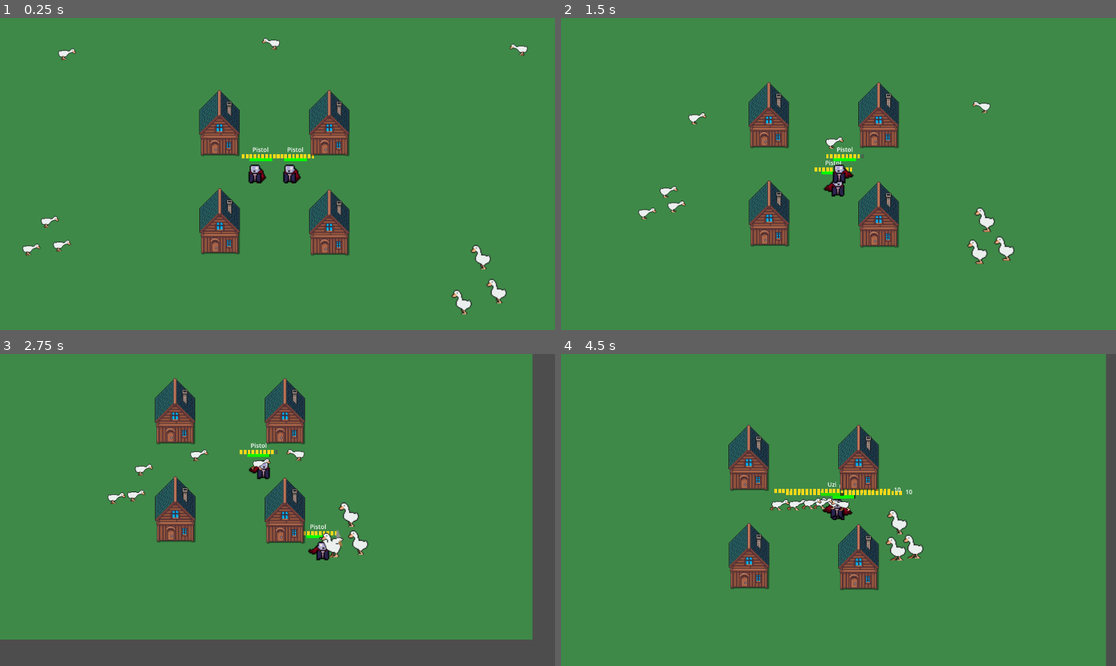
Above: before the commit, frames 1-4 (two rows, left to right).
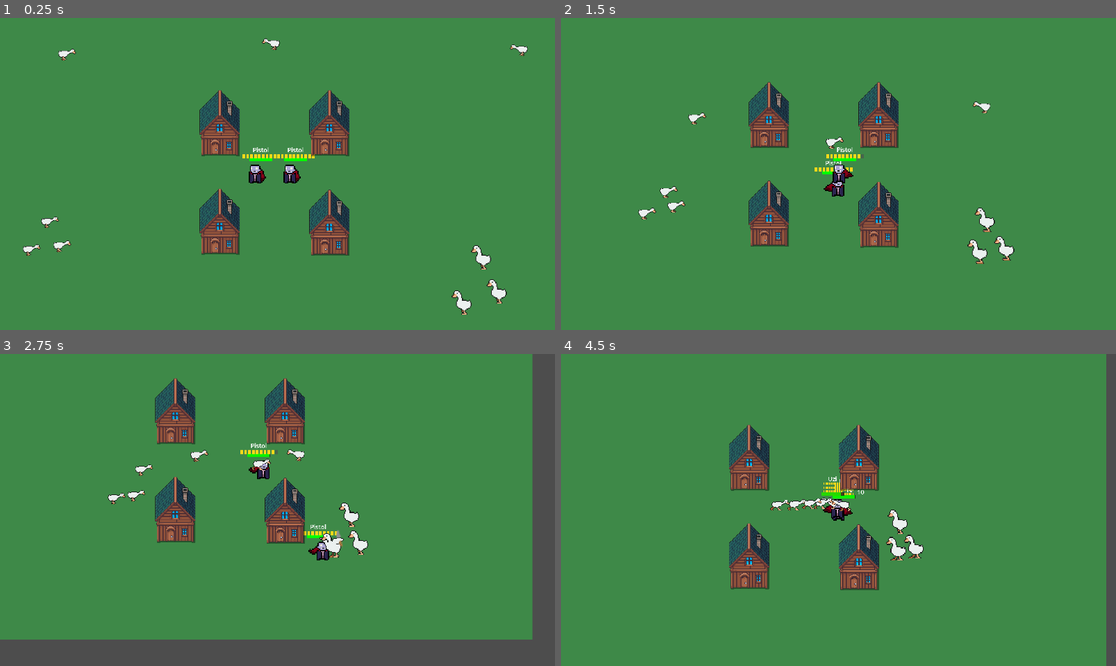
Above: after the commit, the same moments.

Repository: MatthewDulworth/gmtk26
Game: Godot game, scene res://main.tscn
Same seed, same stepped clock (60 frames per second), same inputs: the game is played once before the commit and once after it. Sound files missing from this copy of the repository are replaced by a short silence.
Inputs:
- Up to frame 1 (0.25 s): no input
- Up to frame 2 (1.5 s): tap Enter (shoot_p2) at 0.5 s; hold D (move_right) 0.53-1.28 s; tap Down (move_down_p2) at 0.6 s; hold S (move_down) from 1.28 s (still down); tap Left (move_left_p2) at 1.35 s
- Up to frame 3 (2.75 s): release S (move_down) at 2.03 s; hold D (move_right) from 2.03 s (still down); tap Right (move_right_p2) at 2.1 s
- Up to frame 4 (4.5 s): release D (move_right) at 2.78 s; hold W (move_up) 2.78-3.53 s; tap Up (move_up_p2) at 2.85 s; hold A (move_left) from 3.53 s (still down); tap E (next_weapon) at 3.6 s; tap . (next_weapon_p2) at 4.35 s

The runs differ from the first frame. In frame 1, 1.7% of the frame differs, in the area x 4-96%, y 6-96%; in frame 2, 1.3%; in frame 3, 1.5%; in frame 4, 2.0%, in the area x 30-99%, y 0-100%.

Commit message:
bullet pip shrink large mag

Diff:
--- a/project.godot
+++ b/project.godot
@@ -127,5 +127,8 @@
 
 [rendering]
 
+textures/canvas_textures/default_texture_filter=0
+2d/snap/snap_2d_transforms_to_pixel=true
+2d/snap/snap_2d_vertices_to_pixel=true
 renderer/rendering_method="gl_compatibility"
 renderer/rendering_method.mobile="gl_compatibility"
--- a/weapons/WeaponHUD.gd
+++ b/weapons/WeaponHUD.gd
@@ -6,6 +6,10 @@
 const PIP_LIT_COLOR := Color(1.0, 0.85, 0.1)
 const PIP_EMPTY_COLOR := Color(0.3, 0.3, 0.3, 0.6)
 const MAG_GAP := 8.0
+const MAX_ROW_WIDTH := 100.0
+const MAX_PIP_ROWS := 3
+const MIN_PIP_SCALE := 0.5
+const PIP_ROW_GAP := 4.0
 const INFINITE_MAGS_THRESHOLD := 1_000_000
 const RELOAD_TRACK_WIDTH := 60.0
 const VISUAL_WINDOW_SHRINK := 0.7
@@ -21,11 +25,13 @@
 
 var current_slot: WeaponSlot
 var pips: Array[ColorRect] = []
+var _name_label_base_y: float
 
 func _ready() -> void:
 	weapon.ammo_changed.connect(_on_ammo_changed)
 	weapon.reloaded.connect(_on_reloaded)
 	reload_bar.visible = false
+	_name_label_base_y = weapon_name_label.position.y
 
 func bind(slot: WeaponSlot) -> void:
 	current_slot = slot
@@ -39,16 +45,49 @@
 		pip.queue_free()
 	pips.clear()
 
-	var pip_row_width = max(current_slot.weapon.mag_size - 1, 0) * PIP_SPACING + PIP_SIZE.x
-	pip_row.position.x = -pip_row_width / 2.0
-	mag_label.position.x = pip_row_width / 2.0 + MAG_GAP
+	var mag_size = current_slot.weapon.mag_size
+	pip_row.position = Vector2.ZERO
 
-	for i in current_slot.weapon.mag_size:
-		var pip := ColorRect.new()
-		pip.size = PIP_SIZE
-		pip.position = Vector2(i * PIP_SPACING, 0)
-		pip_row.add_child(pip)
-		pips.append(pip)
+	var pips_per_row_at_full_size = max(int((MAX_ROW_WIDTH - PIP_SIZE.x) / PIP_SPACING) + 1, 1)
+	var rows = clampi(int(ceil(float(mag_size) / pips_per_row_at_full_size)), 1, MAX_PIP_ROWS)
+
+	var scale = 1.0
+	if rows > 1 and MAX_PIP_ROWS > 1:
+		scale = lerp(1.0, MIN_PIP_SCALE, float(rows - 1) / float(MAX_PIP_ROWS - 1))
+
+	var columns = int(ceil(float(mag_size) / rows))
+
+	var full_row_width = max(columns - 1, 0) * (PIP_SPACING * scale) + PIP_SIZE.x * scale
+	if full_row_width > MAX_ROW_WIDTH:
+		scale = max(scale * MAX_ROW_WIDTH / full_row_width, MIN_PIP_SCALE)
+
+	var pip_size = PIP_SIZE * scale
+	var spacing = PIP_SPACING * scale
+	var row_height = pip_size.y + PIP_ROW_GAP
+
+	var bottom_y = PIP_SIZE.y / 2.0
+
+	var max_row_width = max(columns - 1, 0) * spacing + pip_size.x
+	mag_label.position.x = max_row_width / 2.0 + MAG_GAP
+
+	var index = 0
+	for row in rows:
+		var pips_in_row = min(columns, mag_size - index)
+		var row_width = max(pips_in_row - 1, 0) * spacing + pip_size.x
+		var start_x = -row_width / 2.0
+		var row_center_y = bottom_y - pip_size.y / 2.0 - row * row_height
+		for col in pips_in_row:
+			var pip := ColorRect.new()
+			pip.size = pip_size
+			pip.position = Vector2(start_x + col * spacing, row_center_y)
+			pip_row.add_child(pip)
+			pips.append(pip)
+			index += 1
+
+	var block_top = bottom_y - rows * pip_size.y - (rows - 1) * PIP_ROW_GAP
+	var single_row_top = bottom_y - PIP_SIZE.y
+	var extra_rise = max(0.0, single_row_top - block_top)
+	weapon_name_label.position.y = _name_label_base_y - extra_rise
 
 func _on_ammo_changed() -> void:
 	if current_slot == null: return
@@ -70,8 +109,7 @@
 	var window_start_pct = clamp((reload_time - current_slot.weapon.active_reload_start) / reload_time, 0.0, 1.0)
 	var window_end_pct = clamp((reload_time - current_slot.weapon.active_reload_end) / reload_time, 0.0, 1.0)
 
-	# Draw the highlight a bit narrower than the real accept window (VISUAL_WINDOW_SHRINK),
-	# centered on the same midpoint, so success feels slightly more generous than it looks.
+
 	var center_pct = (window_start_pct + window_end_pct) / 2.0
 	var visual_width_pct = (window_end_pct - window_start_pct) * VISUAL_WINDOW_SHRINK
 
